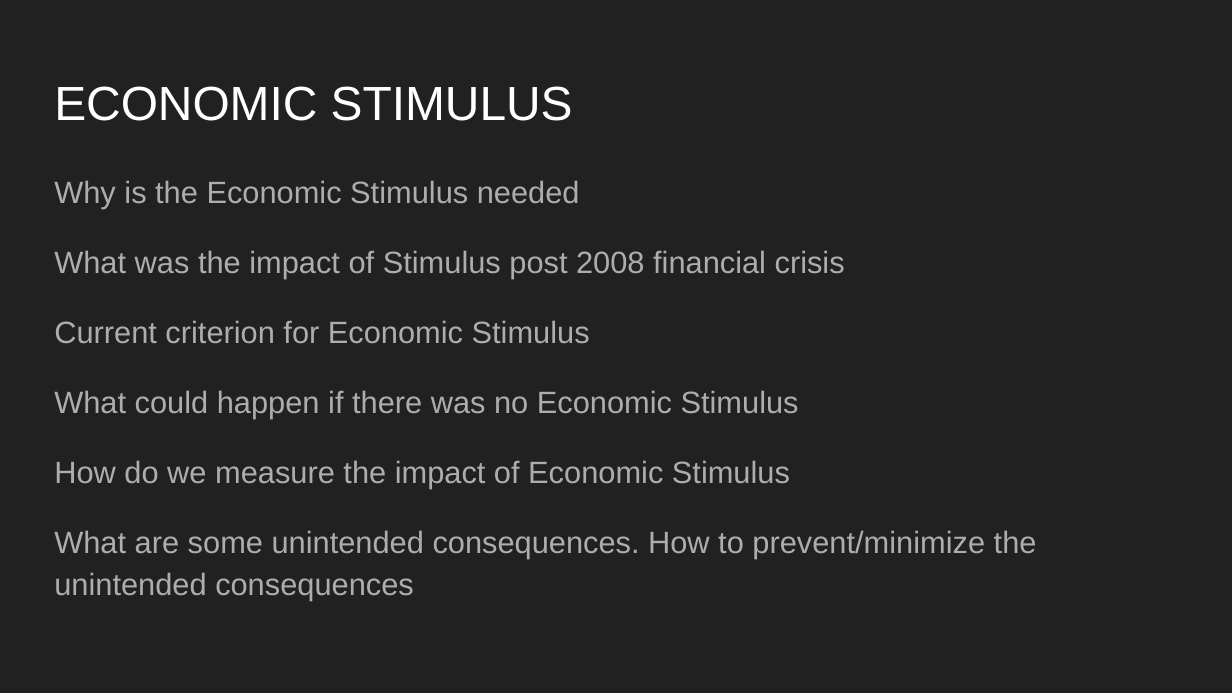
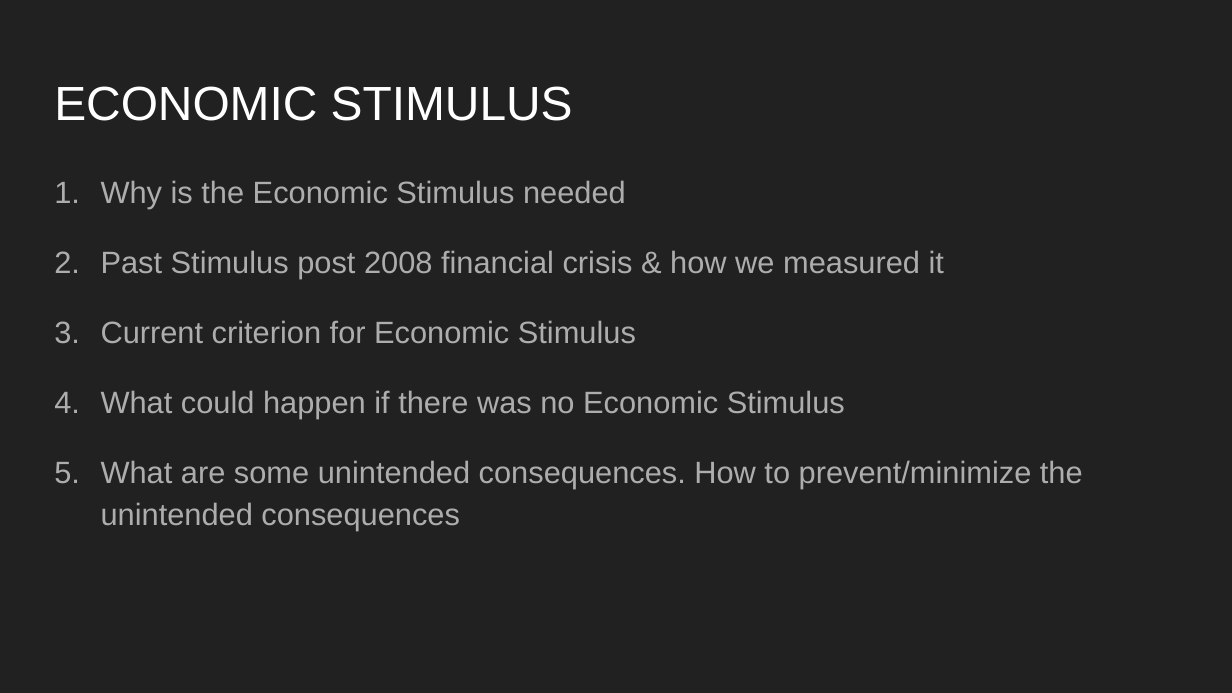
Before and after one commit to tyoung65/Econimic_Stimulus_Research-, a slide deck: slide 4 of ECONOMIC STIMULUS IMPACTS.pptx (slide 3 before the commit). Drawn at 1232x693 pixels with LibreOffice and Linux fonts; fonts in the diff are those of the drawing. Boxes give left, top, right and bottom in pixels: in the first picture for what was removed or moved away, otherwise in the second. Text is boxed around its words. In the diff, an @@ line names an element or a change of style, - is before the commit and + after.

```diff
--- a/ECONOMIC STIMULUS IMPACTS.pptx
+++ b/ECONOMIC STIMULUS IMPACTS.pptx
@@ text at box(101, 180, 1083, 531): bullet none to 1. @@
@@ text at box(101, 250, 944, 279): text changed @@
-What was the impact of Stimulus post 2008 financial crisis
+2. Past Stimulus post 2008 financial crisis & how we measured it
@@ text at box(54, 460, 790, 488): paragraph removed @@
-How do we measure the impact of Economic Stimulus
```
Also in this commit, not shown: 1 other slide changed, 7 slides added, 1 other file.
